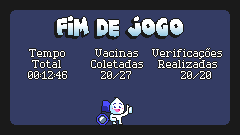
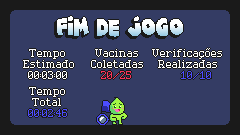
Layer changes from the first 240 x 135 image to the second:
added layer "Pasted Layer #3" above "Tempo Vacinas Verifica... #1" over [22, 59, 75, 118]
painted on "Tempo Vacinas Verifica... #1" over [27, 59, 211, 80]
painted on "Pasted Layer #2" over [110, 114, 116, 121]
painted on "Background" over [110, 98, 133, 124]
